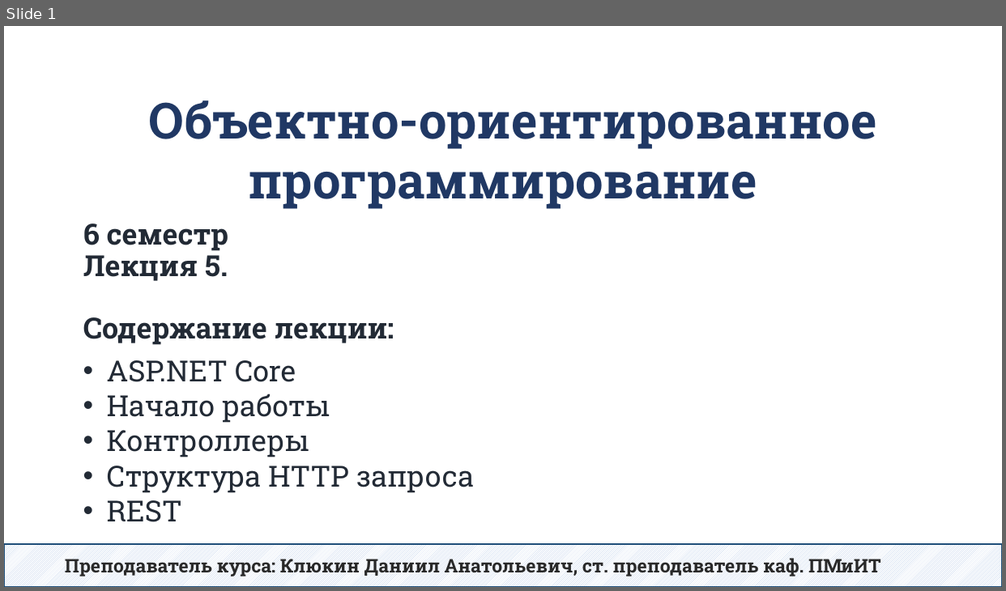
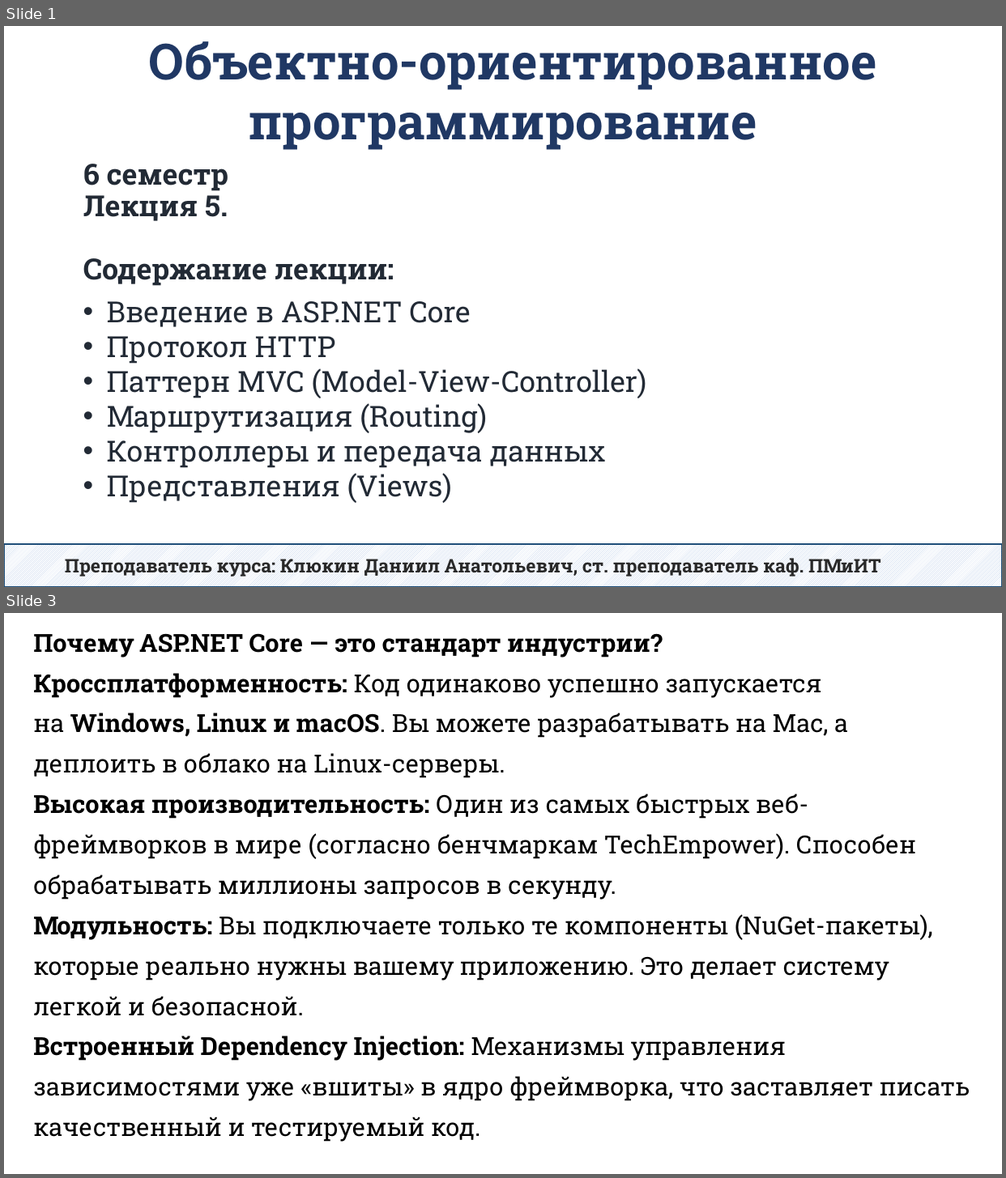
Before and after one commit to DaniilKlyukin/OOP-6, a slide deck: Лекции/ООП 2 лек 5.pptx. Shown one above the other, each under a label of ours: slide 1 before the commit, slides 1 and 3 after it; the slides between them are not shown. The pictures are 1006x591 and 1006x1178 pixels, drawn with LibreOffice and Linux fonts; fonts in the diff are those of the drawing. Boxes give left, top, right and bottom in pixels: in the first picture for what was removed or moved away, otherwise in the second. Text is boxed around its words. In the diff, an @@ line names an element or a change of style, - is before the commit and + after.

```diff
--- a/Лекции/ООП 2 лек 5.pptx
+++ b/Лекции/ООП 2 лек 5.pptx
@@ slide 3 added at (x1=4, y1=613, x2=1002, y2=1174), background #FFFFFF @@
@@ text added at (x1=33, y1=633, x2=970, y2=1142), 24 pt, text #000000 @@
+Почему ASP.NET Core — это стандарт индустрии?
+Кроссплатформенность: Код одинаково успешно запускается на Windows, Linux и macOS. Вы можете разрабатывать на Mac, а деплоить в облако на Linux-серверы.
+Высокая производительность: Один из самых быстрых веб-фреймворков в мире (согласно бенчмаркам TechEmpower). Способен обрабатывать миллионы запросов в секунду.
+Модульность: Вы подключаете только те компоненты (NuGet-пакеты), которые реально нужны вашему приложению. Это делает систему легкой и безопасной.
+Встроенный Dependency Injection: Механизмы управления зависимостями уже «вшиты» в ядро фреймворка, что заставляет писать качественный и тестируемый код.
@@ slide 1 changed as well @@
@@ text "Объектно-ориентированное программирование" moved from (x1=149, y1=101, x2=877, y2=209) to (x1=149, y1=41, x2=877, y2=150) @@
@@ title "6 семестр Лекция 5. Содержание ..." moved from (x1=83, y1=224, x2=394, y2=345) to (x1=83, y1=164, x2=394, y2=286) @@
@@ text at (x1=107, y1=301, x2=647, y2=503): text changed @@
-• ASP.NET Core
-• Начало работы
-• Контроллеры
-• Структура HTTP запроса
-• REST
+• Введение в ASP.NET Core
+• Протокол HTTP
+• Паттерн MVC (Model-View-Controller)
+• Маршрутизация (Routing)
+• Контроллеры и передача данных
+• Представления (Views)
```
Also in this commit, not shown: 1 other slide changed, 33 other slides added, 50 slides removed.
